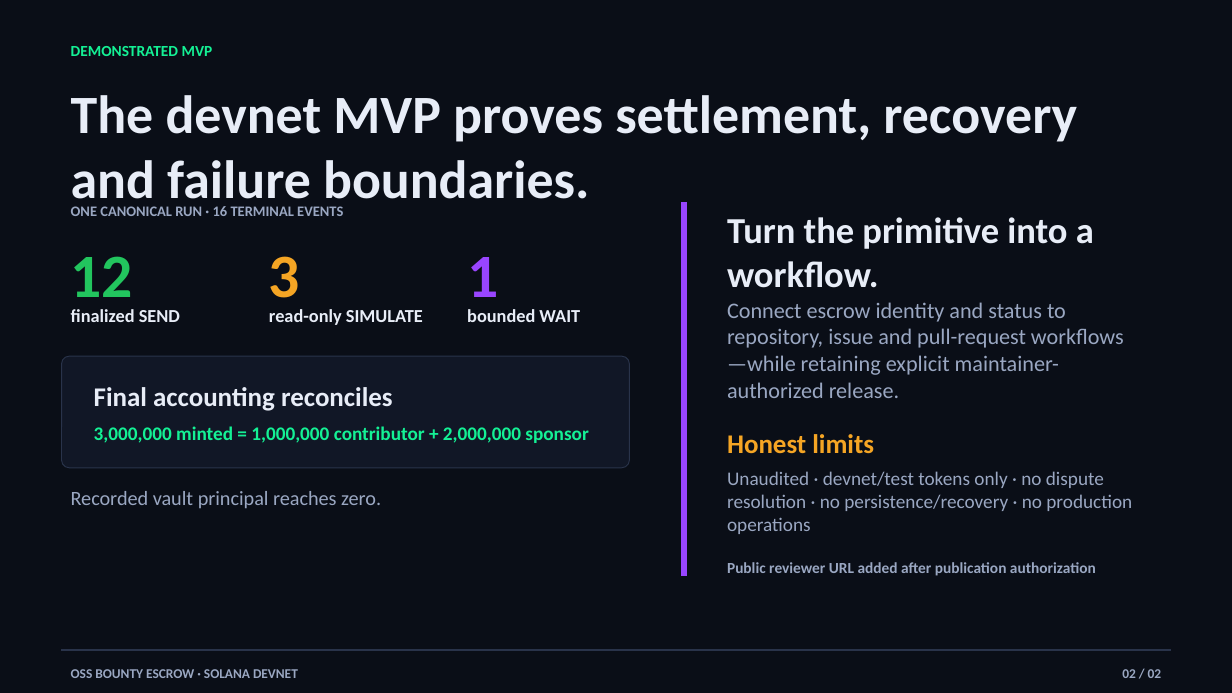
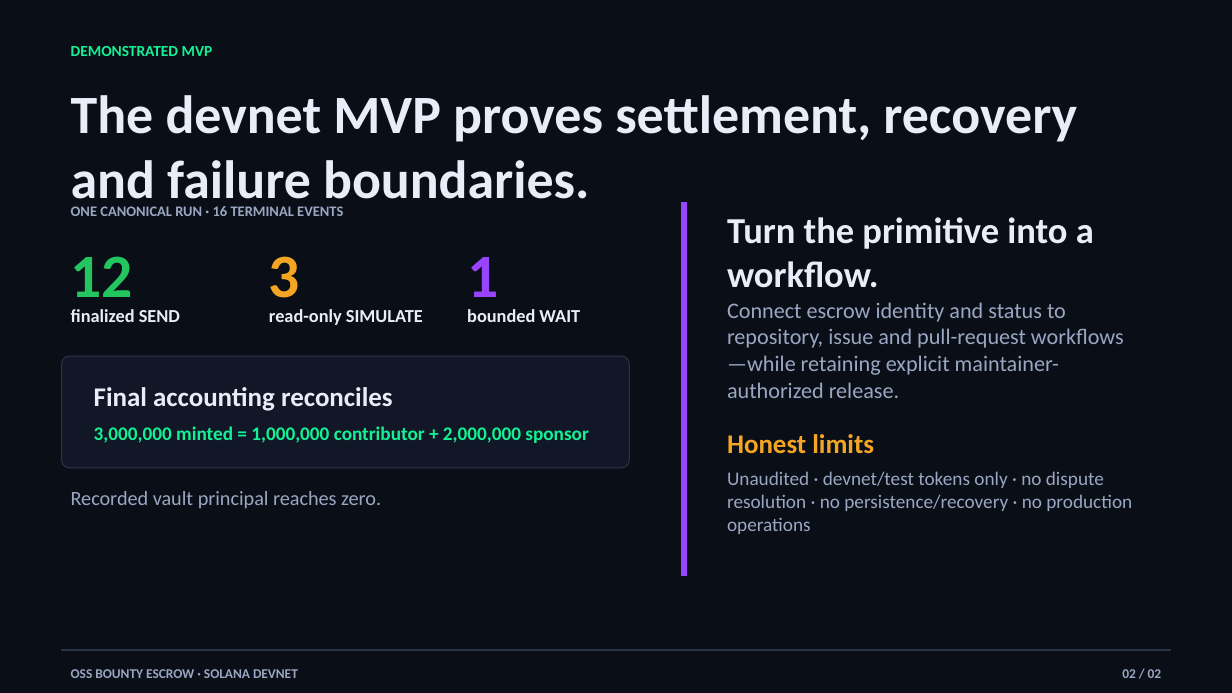
Before and after one commit to prettyboyvic/oss-bounty-solana-escrow, a slide deck: slide 2 of submission/oss-bounty-escrow-pitch-deck.pptx. Drawn at 1232x693 pixels with LibreOffice and Linux fonts; fonts in the diff are those of the drawing. Boxes give left, top, right and bottom in pixels: in the first picture for what was removed or moved away, otherwise in the second. Text is boxed around its words. In the diff, an @@ line names an element or a change of style, - is before the commit and + after.

Commit message:
docs: repair publication deck review gaps

```diff
--- a/submission/oss-bounty-escrow-pitch-deck.pptx
+++ b/submission/oss-bounty-escrow-pitch-deck.pptx
@@ text removed at [727, 562, 1096, 576] @@
-Public reviewer URL added after publication authorization
```
Also in this commit, not shown: 1 other slide changed, 2 other files.
